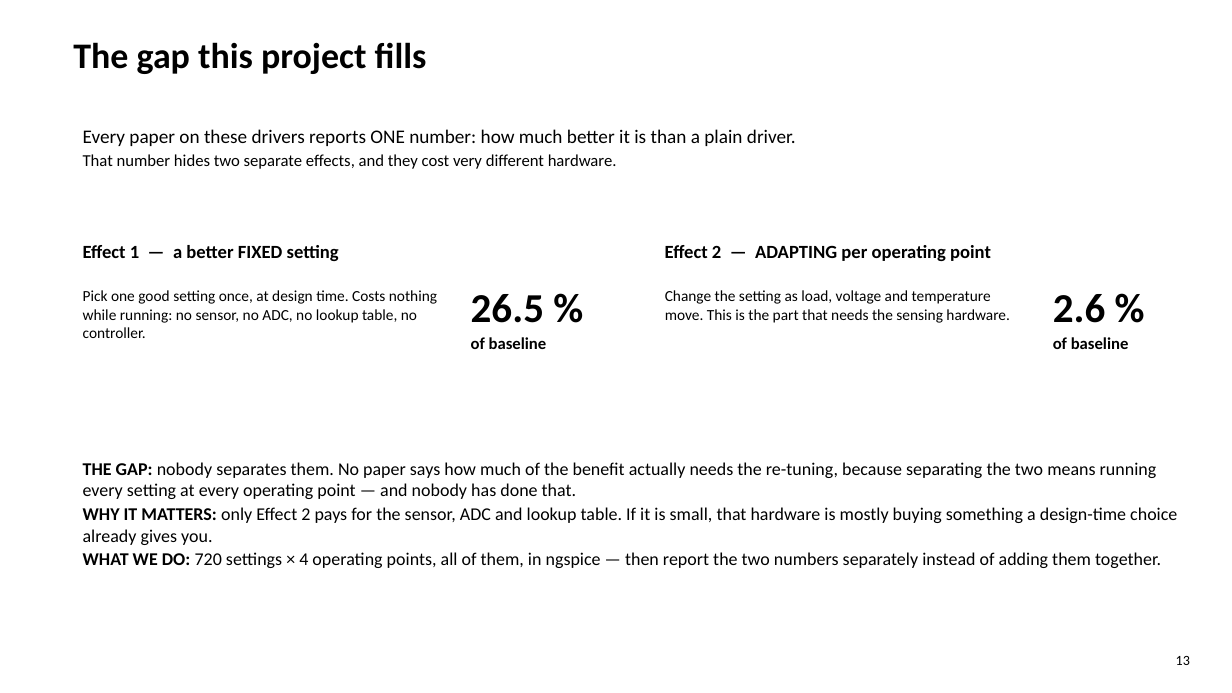
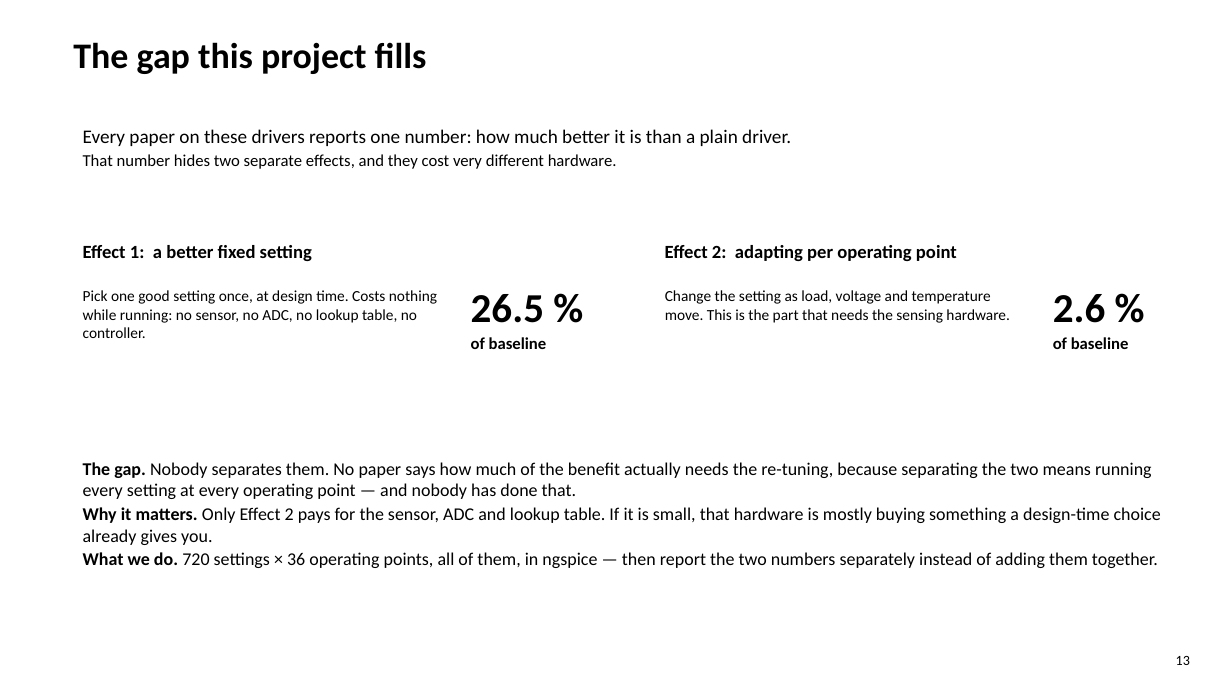
Before and after one commit to Amritha902/gan-driver, a slide deck: slide 13 of review/GaN_Review1_BACKUP.pptx. Drawn at 1232x693 pixels with LibreOffice and Linux fonts; fonts in the diff are those of the drawing. Boxes give left, top, right and bottom in pixels: in the first picture for what was removed or moved away, otherwise in the second. Text is boxed around its words. In the diff, an @@ line names an element or a change of style, - is before the commit and + after.

```diff
--- a/review/GaN_Review1_BACKUP.pptx
+++ b/review/GaN_Review1_BACKUP.pptx
@@ text at bbox=[83, 129, 791, 146]: text changed @@
-Every paper on these drivers reports ONE number: how much better it is than a plain driver.
+Every paper on these drivers reports one number: how much better it is than a plain driver.
@@ text at bbox=[83, 245, 312, 261]: text changed @@
-Effect 1 — a better FIXED setting
+Effect 1: a better fixed setting
@@ text at bbox=[665, 245, 957, 261]: text changed @@
-Effect 2 — ADAPTING per operating point
+Effect 2: adapting per operating point
@@ text at bbox=[83, 462, 1161, 568]: text changed @@
-THE GAP: nobody separates them. No paper says how much of the benefit actually needs the re-tuning, because separating the two means running every setting at every operating point — and nobody has done that.
-WHY IT MATTERS: only Effect 2 pays for the sensor, ADC and lookup table. If it is small, that hardware is mostly buying something a design-time choice already gives you.
-WHAT WE DO: 720 settings × 4 operating points, all of them, in ngspice — then report the two numbers separately instead of adding them together.
+The gap. Nobody separates them. No paper says how much of the benefit actually needs the re-tuning, because separating the two means running every setting at every operating point — and nobody has done that.
+Why it matters. Only Effect 2 pays for the sensor, ADC and lookup table. If it is small, that hardware is mostly buying something a design-time choice already gives you.
+What we do. 720 settings × 36 operating points, all of them, in ngspice — then report the two numbers separately instead of adding them together.
```
Also in this commit, not shown: 43 other slides changed, 10 other files.
